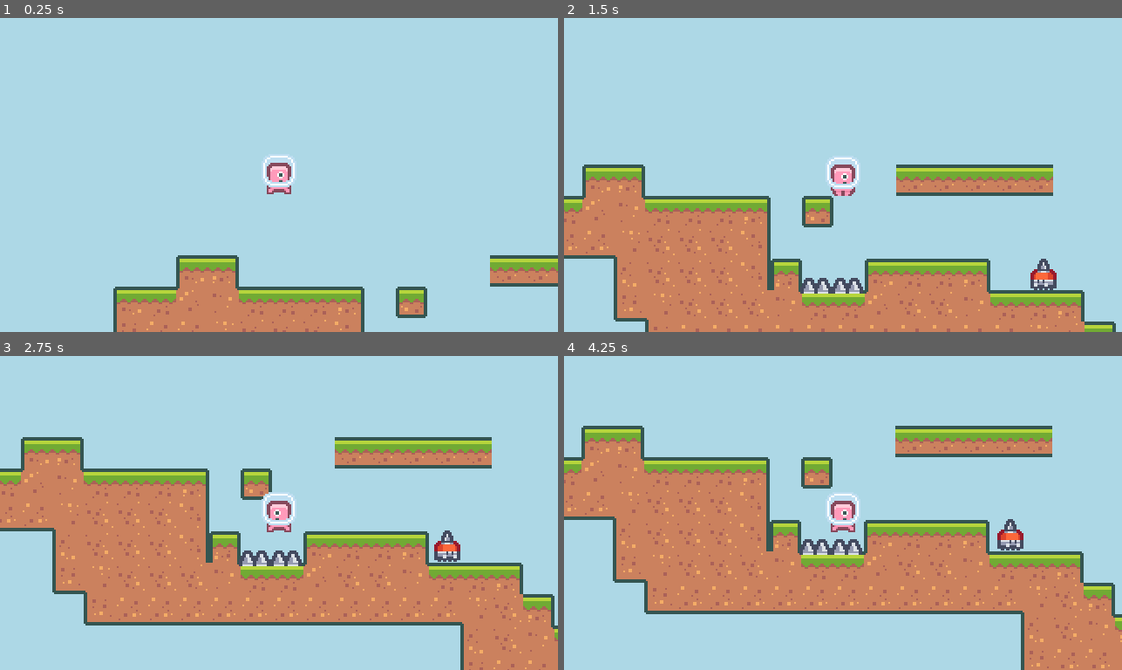
Above: before the commit, frames 1-4 (two rows, left to right).
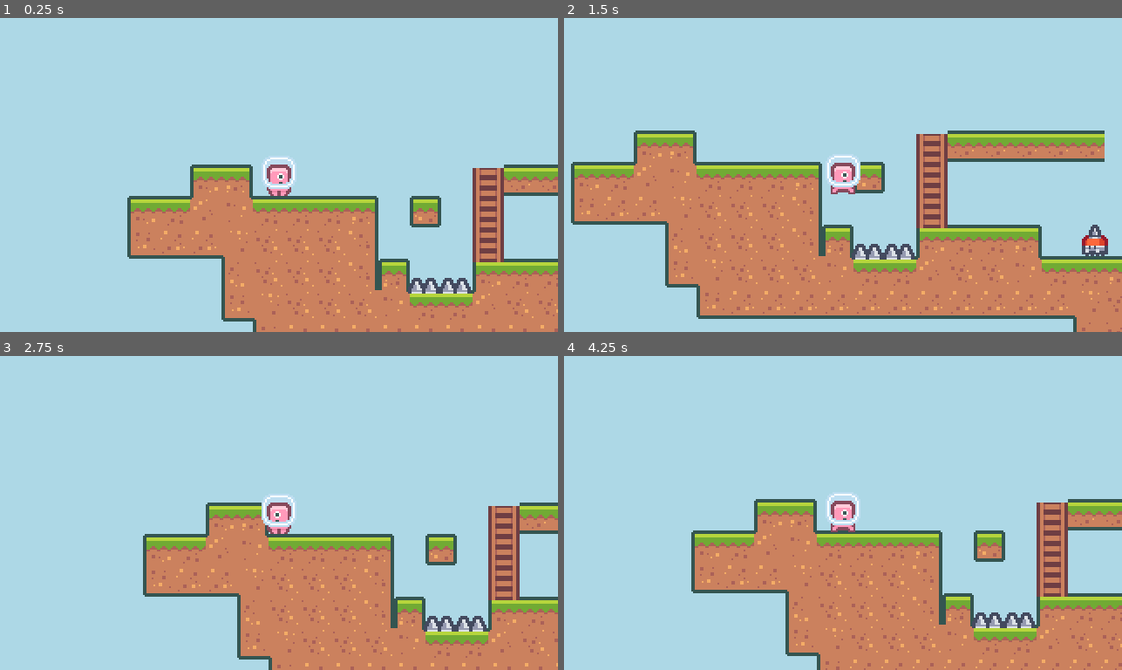
Above: after the commit, the same moments.

Repository: elbow667/PixelPlatformerG4
Game: Godot game, scene res://Scenes/world.tscn
Two runs of this game, one before a commit and one after it. Both use one fixed random seed, a clock stepped at 60 frames per second and the inputs below.
Inputs:
- Up to frame 1 (0.25 s): no input
- Up to frame 2 (1.5 s): tap Enter (ui_accept) at 0.5, 0.77 s; hold D (ui_right) from 0.53 s (still down)
- Up to frame 3 (2.75 s): tap Enter (ui_accept) at 1.52 s; release D (ui_right) at 2.03 s; hold A (ui_left) from 2.03 s (still down)
- Up to frame 4 (4.25 s): release A (ui_left) at 2.78 s; hold D (ui_right) from 2.78 s (still down); tap Enter (ui_accept) at 3.02, 3.77 s

The runs differ from the first frame. In frame 1, 28% of the frame differs, in the area x 20-100%, y 43-100%; in frame 2, 38%; in frame 3, 37%; in frame 4, 39%, in the area x 0-100%, y 22-100%.

Commit message:
Tutorial 9

Diff:
--- /dev/null
+++ b/Scenes/ladder.tscn
@@ -0,0 +1,21 @@
+[gd_scene load_steps=4 format=3 uid="uid://bal4kcsaljugf"]
+
+[ext_resource type="Texture2D" uid="uid://be8pjbkddf88d" path="res://Art/Tiles/tiles_packed.png" id="1_1jmxy"]
+[ext_resource type="Script" path="res://Scripts/ladder.gd" id="1_dqv18"]
+
+[sub_resource type="RectangleShape2D" id="RectangleShape2D_6b5s1"]
+size = Vector2(18, 18)
+
+[node name="Ladder" type="Area2D"]
+collision_mask = 0
+script = ExtResource("1_dqv18")
+
+[node name="Sprite2D" type="Sprite2D" parent="."]
+texture = ExtResource("1_1jmxy")
+centered = false
+region_enabled = true
+region_rect = Rect2(198, 54, 18, 18)
+
+[node name="CollisionShape2D" type="CollisionShape2D" parent="."]
+position = Vector2(9, 9)
+shape = SubResource("RectangleShape2D_6b5s1")
--- a/Scenes/player.tscn
+++ b/Scenes/player.tscn
@@ -21,3 +21,10 @@
 [node name="CollisionShape2D" type="CollisionShape2D" parent="."]
 position = Vector2(0, 4)
 shape = SubResource("RectangleShape2D_41qea")
+
+[node name="LadderCheck" type="RayCast2D" parent="."]
+position = Vector2(0, -2)
+target_position = Vector2(0, 19)
+hit_from_inside = true
+collide_with_areas = true
+collide_with_bodies = false
--- a/Scenes/world.tscn
+++ b/Scenes/world.tscn
@@ -1,10 +1,11 @@
-[gd_scene load_steps=6 format=3 uid="uid://cfljrmdd1475w"]
+[gd_scene load_steps=7 format=3 uid="uid://cfljrmdd1475w"]
 
 [ext_resource type="Script" path="res://Scripts/world.gd" id="1_buckn"]
 [ext_resource type="PackedScene" uid="uid://qo74ng0khcg3" path="res://Scenes/player.tscn" id="2_1poif"]
 [ext_resource type="PackedScene" uid="uid://hmpoln8ll3rq" path="res://Scenes/tile_map.tscn" id="2_3aeh2"]
 [ext_resource type="PackedScene" uid="uid://ckq31075ibp4m" path="res://Scenes/spikes.tscn" id="3_nt5ux"]
 [ext_resource type="PackedScene" uid="uid://x0tlqfyitnkd" path="res://Scenes/walking_enemy.tscn" id="5_2waxf"]
+[ext_resource type="PackedScene" uid="uid://bal4kcsaljugf" path="res://Scenes/ladder.tscn" id="6_toyle"]
 
 [node name="World" type="Node2D"]
 script = ExtResource("1_buckn")
@@ -14,14 +15,14 @@
 layer_0/tile_data = PackedInt32Array(7, 131073, 0, 8, 131073, 0, 9, 131073, 0, 10, 131073, 0, 11, 131073, 0, 196614, 65 …(2423 unchanged characters)…
 
 [node name="Player" parent="." instance=ExtResource("2_1poif")]
-position = Vector2(99, 14)
+position = Vector2(91, 84)
 z_index = 10
 
 [node name="RemoteTransform2D" type="RemoteTransform2D" parent="Player"]
 remote_path = NodePath("../../Camera2D")
 
 [node name="Camera2D" type="Camera2D" parent="."]
-position = Vector2(99, 14)
+position = Vector2(91, 84)
 current = true
 
 [node name="Spikes" parent="." instance=ExtResource("3_nt5ux")]
@@ -32,3 +33,12 @@
 
 [node name="WalkingEnemy" parent="." instance=ExtResource("5_2waxf")]
 position = Vector2(305, 149)
+
+[node name="Ladder" parent="." instance=ExtResource("6_toyle")]
+position = Vector2(202, 78)
+
+[node name="Ladder2" parent="." instance=ExtResource("6_toyle")]
+position = Vector2(202, 96)
+
+[node name="Ladder3" parent="." instance=ExtResource("6_toyle")]
+position = Vector2(202, 114)
--- a/Scripts/hitbox.gd
+++ b/Scripts/hitbox.gd
@@ -3,4 +3,4 @@
 
 func _on_body_entered(body):
 	if body is Player:
-		get_tree().reload_current_scene()
+		var _result = get_tree().reload_current_scene()
--- /dev/null
+++ b/Scripts/ladder.gd
@@ -0,0 +1,2 @@
+extends Area2D
+class_name Ladder
--- a/Scripts/player.gd
+++ b/Scripts/player.gd
@@ -1,27 +1,43 @@
 extends CharacterBody2D
 class_name Player
+
+enum {MOVE, CLIMB}
+var state := MOVE
 
 #var velocity = Vector2.ZERO
 # velocity already defined in CharacterBody2D
 #@export var SPEED : float = 100.0
 
 @onready var animated_sprite : AnimatedSprite2D = $AnimatedSprite2D
+@onready var ladderCheck : RayCast2D = $LadderCheck
 
 @export var moveData : Resource
+
 
 func _ready():
 	animated_sprite.frames = load("res://Scenes/player_pink_skin.tres")
 
 func _physics_process(_delta):
-	apply_gravity()
 
 	var direction = Vector2.ZERO
+	direction.x = Input.get_axis("ui_left", "ui_right")
+	direction.y = Input.get_axis("ui_up", "ui_down")
 
-	direction = Input.get_axis("ui_left", "ui_right")
+	match state:
+		MOVE: move_state(direction)
+		CLIMB: climb_state(direction)
+
+
+
+
+func move_state(direction):
+	if is_on_ladder() and Input.is_action_pressed("ui_up"):
+		state = CLIMB
+	apply_gravity()
 	if direction: # if not zero
-		apply_acceleration(direction)
+		apply_acceleration(direction.x)
 		animated_sprite.animation = "Run"
-		animated_sprite.flip_h = velocity.x > 0
+		animated_sprite.flip_h = direction.x > 0
 #		if (velocity.x > 0):
 #			animated_sprite.flip_h = true
 #		elif(velocity.x < 0):
@@ -49,6 +65,22 @@
 		animated_sprite.animation = "Run"
 		animated_sprite.frame = 1
 
+func climb_state(direction):
+	if not is_on_ladder():
+		state = MOVE
+	if direction.length() != 0:
+		animated_sprite.animation = "Run"
+	else: animated_sprite.animation = "Idle"
+	velocity = direction * 50
+	var _velocity = move_and_slide()
+
+
+func is_on_ladder():
+	if not ladderCheck.is_colliding(): return false
+	var collider = ladderCheck.get_collider()
+	if not collider is Ladder: return false
+	return true
+
 func apply_gravity():
 	velocity.y += moveData.GRAVITY
 	velocity.y = min(velocity.y, 300)
--- a/Scripts/walking_enemy.gd
+++ b/Scripts/walking_enemy.gd
@@ -7,7 +7,7 @@
 @onready var ledgeCheckLeft: = $LedgeCheckLeft
 @onready var sprite: = $AnimatedSprite2D
 
-func _physics_process(delta):
+func _physics_process(_delta):
 
 	var found_wall = is_on_wall()
 	var found_ledge = not ledgeCheckRight.is_colliding() or not ledgeCheckLeft.is_colliding()
@@ -18,4 +18,4 @@
 	sprite.flip_h = direction.x > 0
 
 	velocity = direction * 25
-	move_and_slide()
+	var _velocity = move_and_slide()
--- a/project.godot
+++ b/project.godot
@@ -9,6 +9,11 @@
 config_version=5
 
 _global_script_classes=[{
+"base": "Area2D",
+"class": &"Ladder",
+"language": &"GDScript",
+"path": "res://Scripts/ladder.gd"
+}, {
 "base": "CharacterBody2D",
 "class": &"Player",
 "language": &"GDScript",
@@ -20,6 +25,7 @@
 "path": "res://Scripts/player_movement_data.gd"
 }]
 _global_script_class_icons={
+"Ladder": "",
 "Player": "",
 "PlayerMovmentData": ""
 }
@@ -55,6 +61,22 @@
 , Object(InputEventKey,"resource_local_to_scene":false,"resource_name":"","device":0,"window_id":0,"alt_pressed":false,"shift_pressed":false,"ctrl_pressed":false,"meta_pressed":false,"pressed":false,"keycode":0,"physical_keycode":4194321,"unicode":0,"echo":false,"script":null)
 ]
 }
+ui_up={
+"deadzone": 0.5,
+"events": [Object(InputEventKey,"resource_local_to_scene":false,"resource_name":"","device":0,"window_id":0,"alt_pressed":false,"shift_pressed":false,"ctrl_pressed":false,"meta_pressed":false,"pressed":false,"keycode":0,"physical_keycode":0,"unicode":4194320,"echo":false,"script":null)
+, Object(InputEventJoypadButton,"resource_local_to_scene":false,"resource_name":"","device":0,"button_index":11,"pressure":0.0,"pressed":false,"script":null)
+, Object(InputEventKey,"resource_local_to_scene":false,"resource_name":"","device":0,"window_id":0,"alt_pressed":false,"shift_pressed":false,"ctrl_pressed":false,"meta_pressed":false,"pressed":false,"keycode":0,"physical_keycode":87,"unicode":0,"echo":false,"script":null)
+, Object(InputEventKey,"resource_local_to_scene":false,"resource_name":"","device":0,"window_id":0,"alt_pressed":false,"shift_pressed":false,"ctrl_pressed":false,"meta_pressed":false,"pressed":false,"keycode":0,"physical_keycode":4194320,"unicode":0,"echo":false,"script":null)
+]
+}
+ui_down={
+"deadzone": 0.5,
+"events": [Object(InputEventKey,"resource_local_to_scene":false,"resource_name":"","device":0,"window_id":0,"alt_pressed":false,"shift_pressed":false,"ctrl_pressed":false,"meta_pressed":false,"pressed":false,"keycode":4194322,"physical_keycode":0,"unicode":4194322,"echo":false,"script":null)
+, Object(InputEventJoypadButton,"resource_local_to_scene":false,"resource_name":"","device":0,"button_index":12,"pressure":0.0,"pressed":false,"script":null)
+, Object(InputEventKey,"resource_local_to_scene":false,"resource_name":"","device":0,"window_id":0,"alt_pressed":false,"shift_pressed":false,"ctrl_pressed":false,"meta_pressed":false,"pressed":false,"keycode":0,"physical_keycode":4194322,"unicode":0,"echo":false,"script":null)
+, Object(InputEventKey,"resource_local_to_scene":false,"resource_name":"","device":0,"window_id":0,"alt_pressed":false,"shift_pressed":false,"ctrl_pressed":false,"meta_pressed":false,"pressed":false,"keycode":0,"physical_keycode":83,"unicode":0,"echo":false,"script":null)
+]
+}
 
 [layer_names]
 
Not shown, changed: README.md
